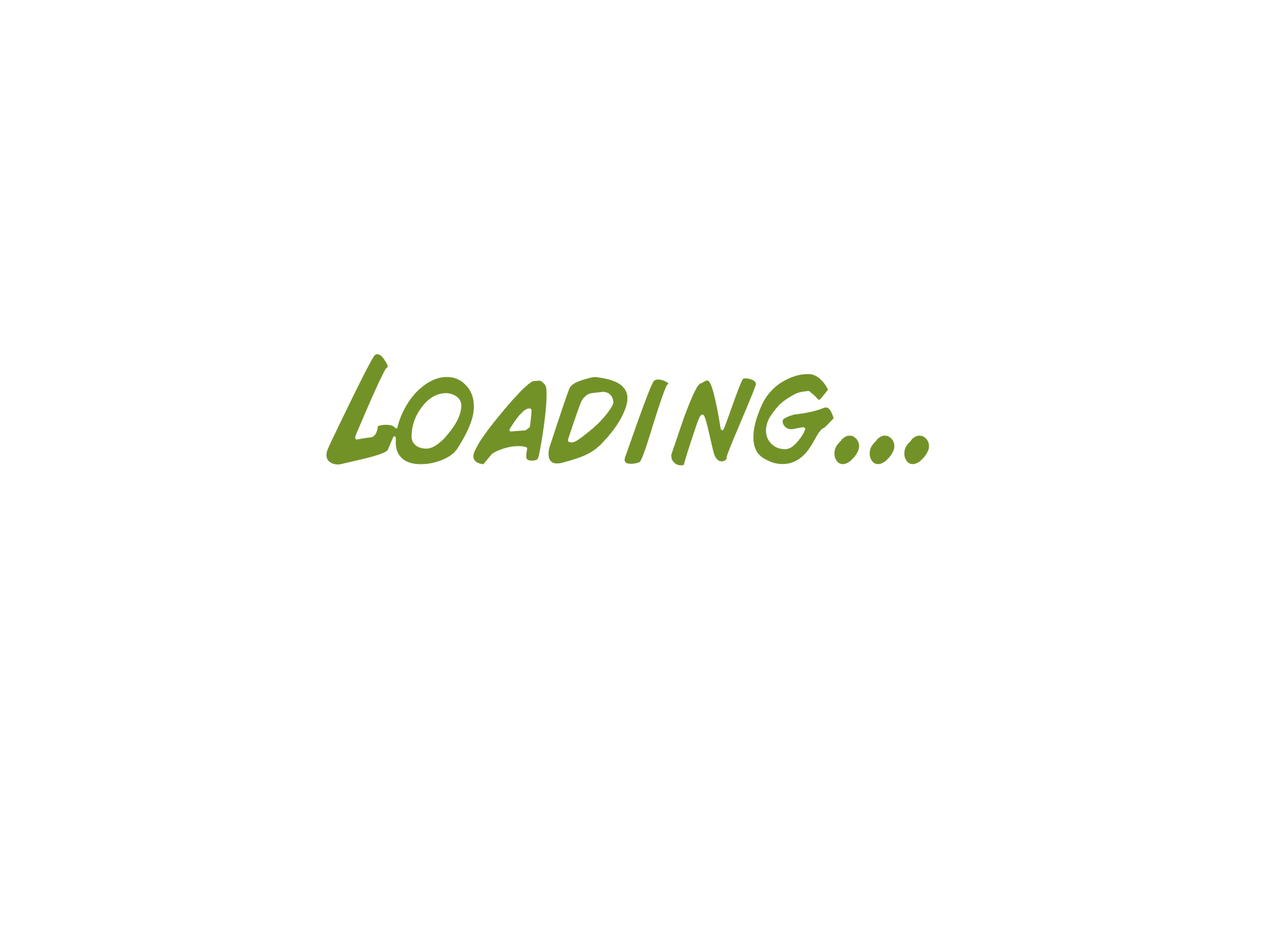
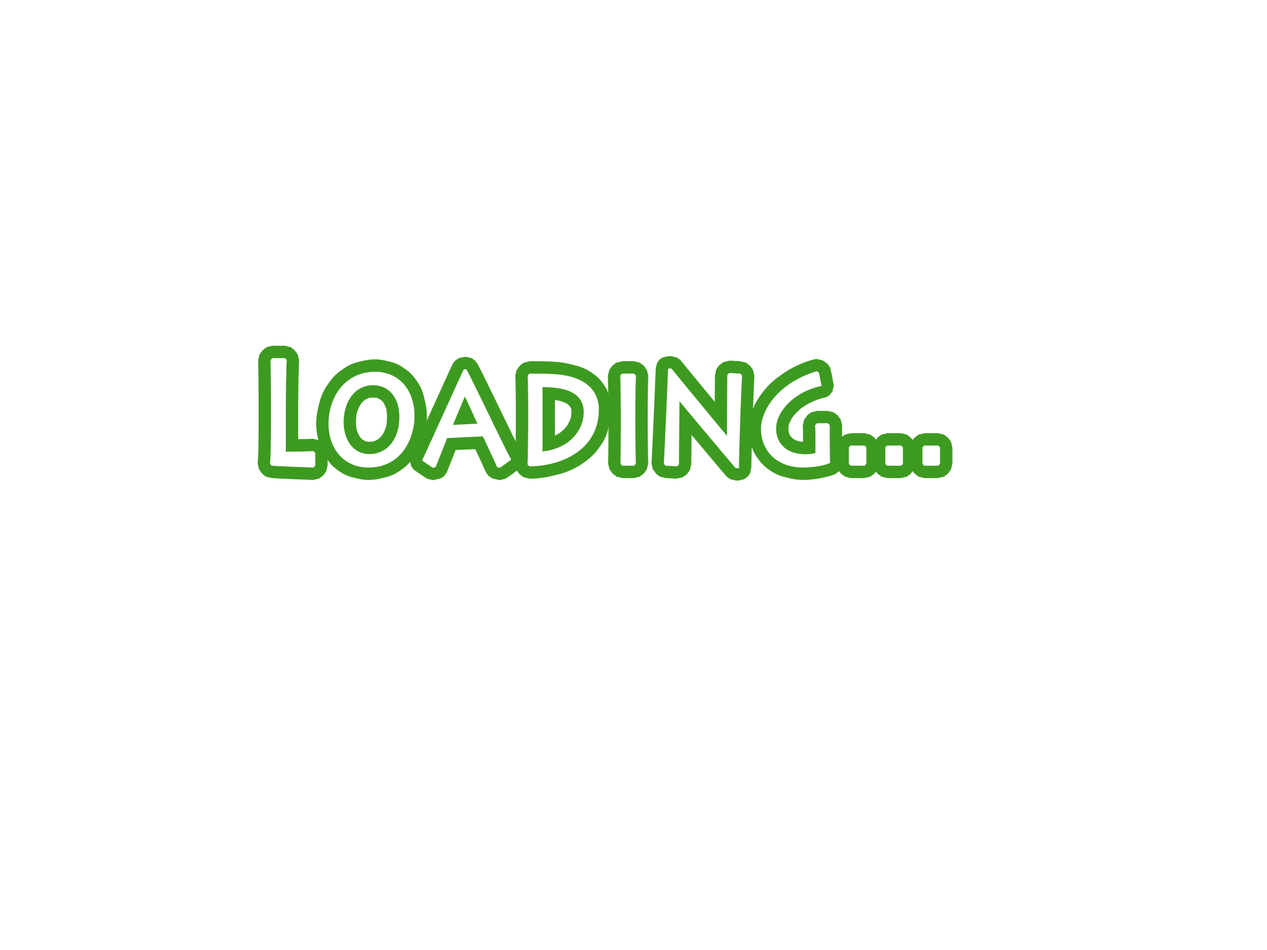
The second w=1267, h=950 image is a revision of the first. Changes to its layers:
added layer "Loading... 副本 3" above "Loading..." over box(257, 345, 953, 481)
hid "Loading... 副本 2" over box(322, 353, 933, 469)
